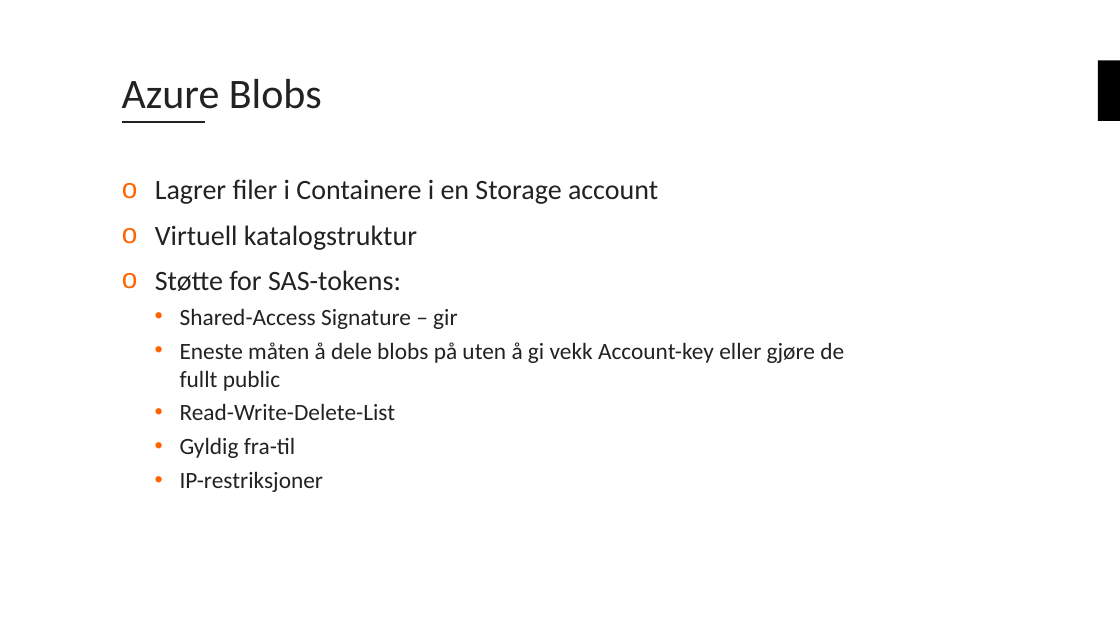
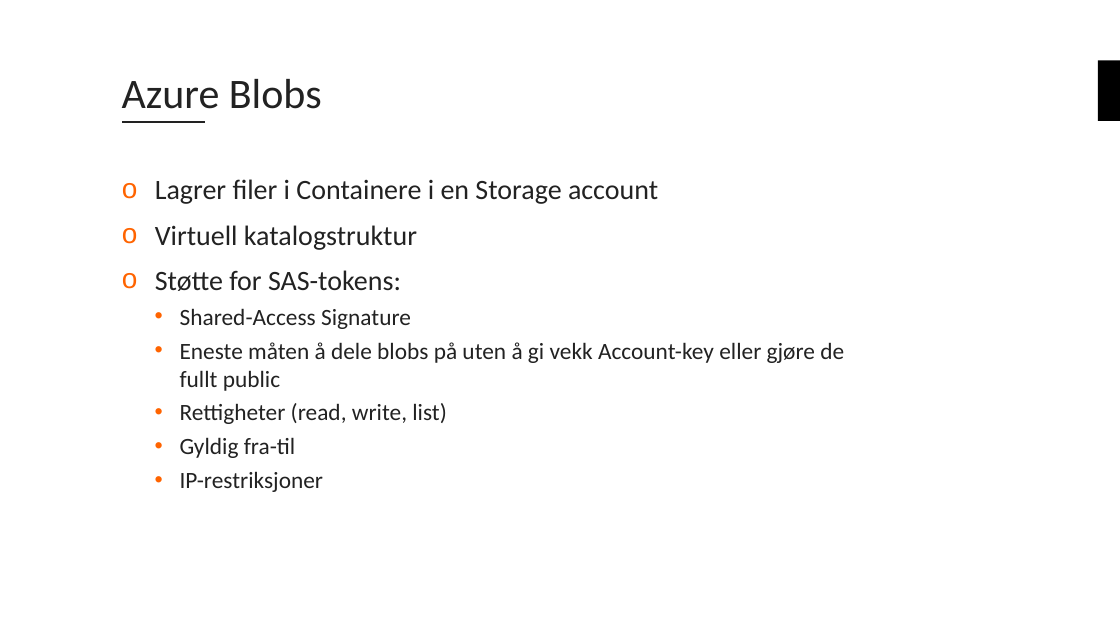
Before and after one commit to bouvet/azure-workshops, a slide deck: slide 25 of Workshop_1/Presentasjon/Azureskolen-Workshop#1.pptx. Drawn at 1120x630 pixels with LibreOffice and Linux fonts; fonts in the diff are those of the drawing; background and template pictures are left out. Boxes give left, top, right and bottom in pixels: in the first picture for what was removed or moved away, otherwise in the second. Text is boxed around its words. In the diff, an @@ line names an element or a change of style, - is before the commit and + after.

```diff
--- a/Workshop_1/Presentasjon/Azureskolen-Workshop#1.pptx
+++ b/Workshop_1/Presentasjon/Azureskolen-Workshop#1.pptx
@@ text at bbox=[180, 308, 411, 329]: text changed @@
-  • Shared-Access Signature – gir
+  • Shared-Access Signature
@@ text at bbox=[180, 403, 446, 424]: text changed @@
-  • Read-Write-Delete-List
+  • Rettigheter (read, write, list)
```
Also in this commit, not shown: 3 other slides changed.
